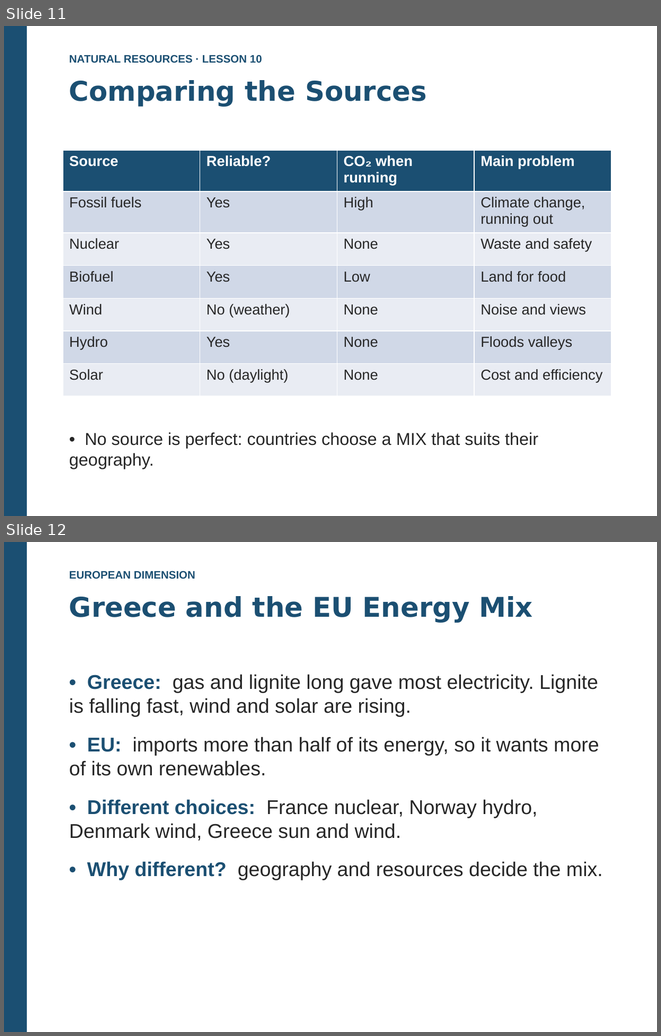
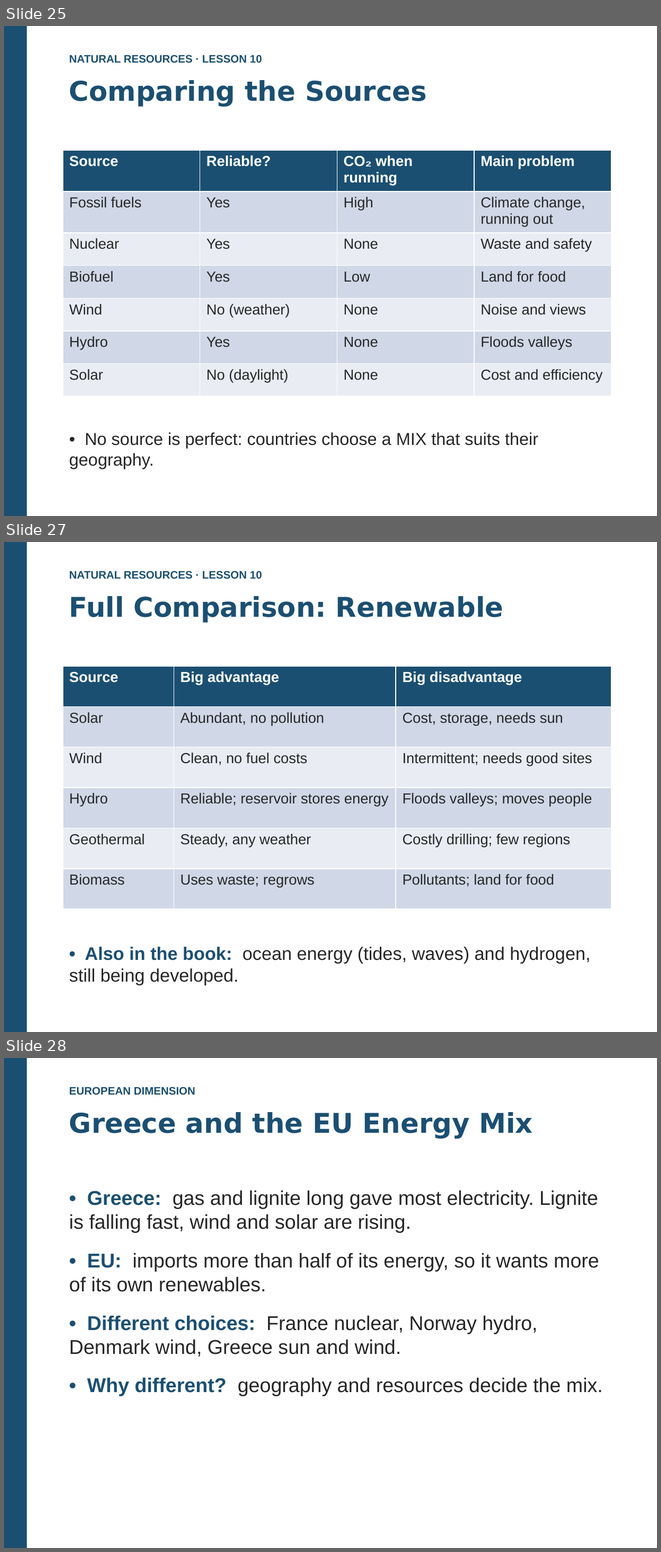
Before and after one commit to kalzei/seeh, a slide deck: materials/s6/geo/10.EN_Geo_NaturalResources_L10_ComparingEnergy.pptx. Shown one above the other, each under a label of ours: slides 11 and 12 before the commit, slides 25, 27 and 28 after it; the slides between them are not shown. The pictures are 661x1036 and 661x1552 pixels, drawn with LibreOffice and Linux fonts; fonts in the diff are those of the drawing. Boxes give left, top, right and bottom in pixels: in the first picture for what was removed or moved away, otherwise in the second. Text is boxed around its words. In the diff, an @@ line names an element or a change of style, - is before the commit and + after.

```diff
--- a/materials/s6/geo/10.EN_Geo_NaturalResources_L10_ComparingEnergy.pptx
+++ b/materials/s6/geo/10.EN_Geo_NaturalResources_L10_ComparingEnergy.pptx
@@ slide 27 added at (4, 542, 657, 1032), background #FFFFFF @@
@@ rectangle added at (4, 542, 27, 1032), fill #1B4F72 @@
@@ text added at (69, 571, 262, 579), 12 pt, text #1B4F72, bold @@
+NATURAL RESOURCES · LESSON 10
@@ text added at (69, 596, 504, 622), 30 pt, text #1B4F72, bold @@
+Full Comparison: Renewable
@@ table added at (63, 666, 611, 909), 6 rows, 3 columns @@
+Source | Big advantage | Big disadvantage
+Solar | Abundant, no pollution | Cost, storage, needs sun
+Wind | Clean, no fuel costs | Intermittent; needs good sites
+Hydro | Reliable; reservoir stores energy | Floods valleys; moves people
+Geothermal | Steady, any weather | Costly drilling; few regions
+Biomass | Uses waste; regrows | Pollutants; land for food
@@ text added at (69, 946, 590, 985), 20 pt, text #262626 @@
+• Also in the book: ocean energy (tides, waves) and hydrogen, still being developed.
@@ what was slide 11 is now slide 25 @@
@@ what was slide 12 is now slide 28 @@
```
Also in this commit, not shown: 19 other slides added, 1 other file.
